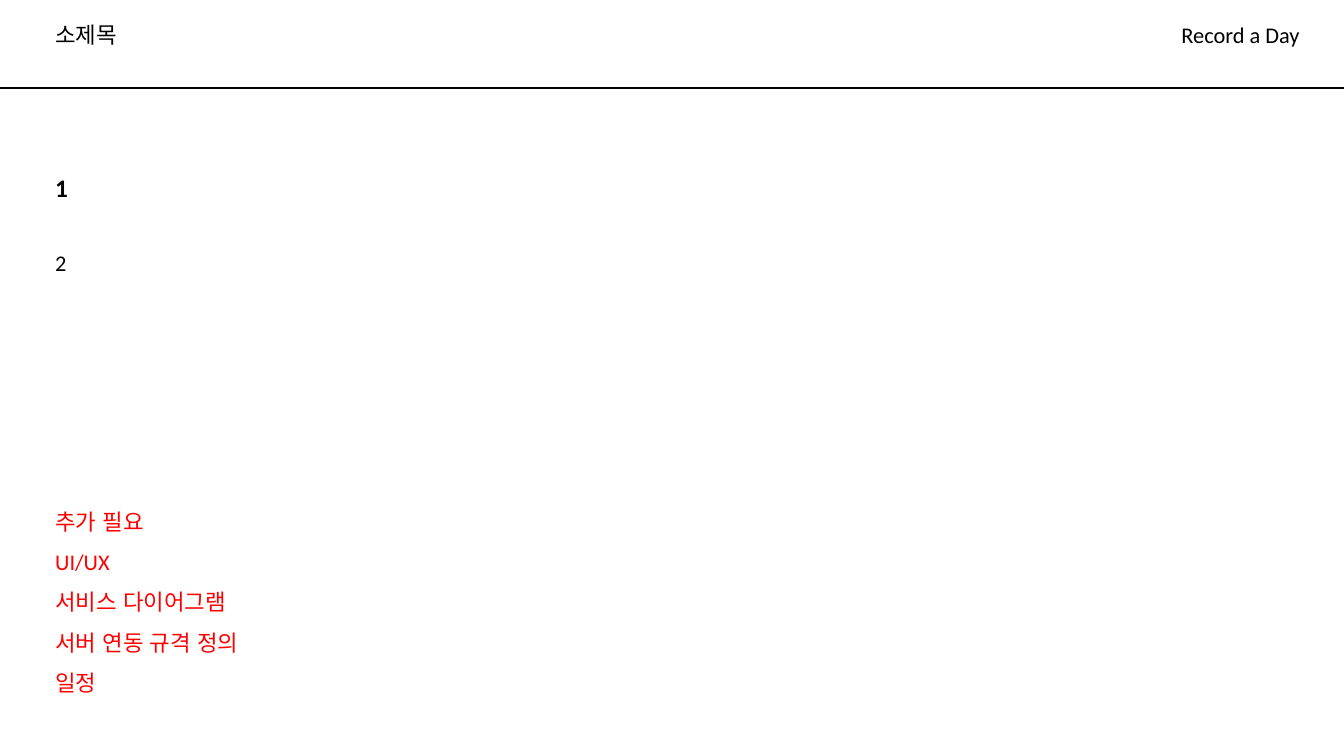
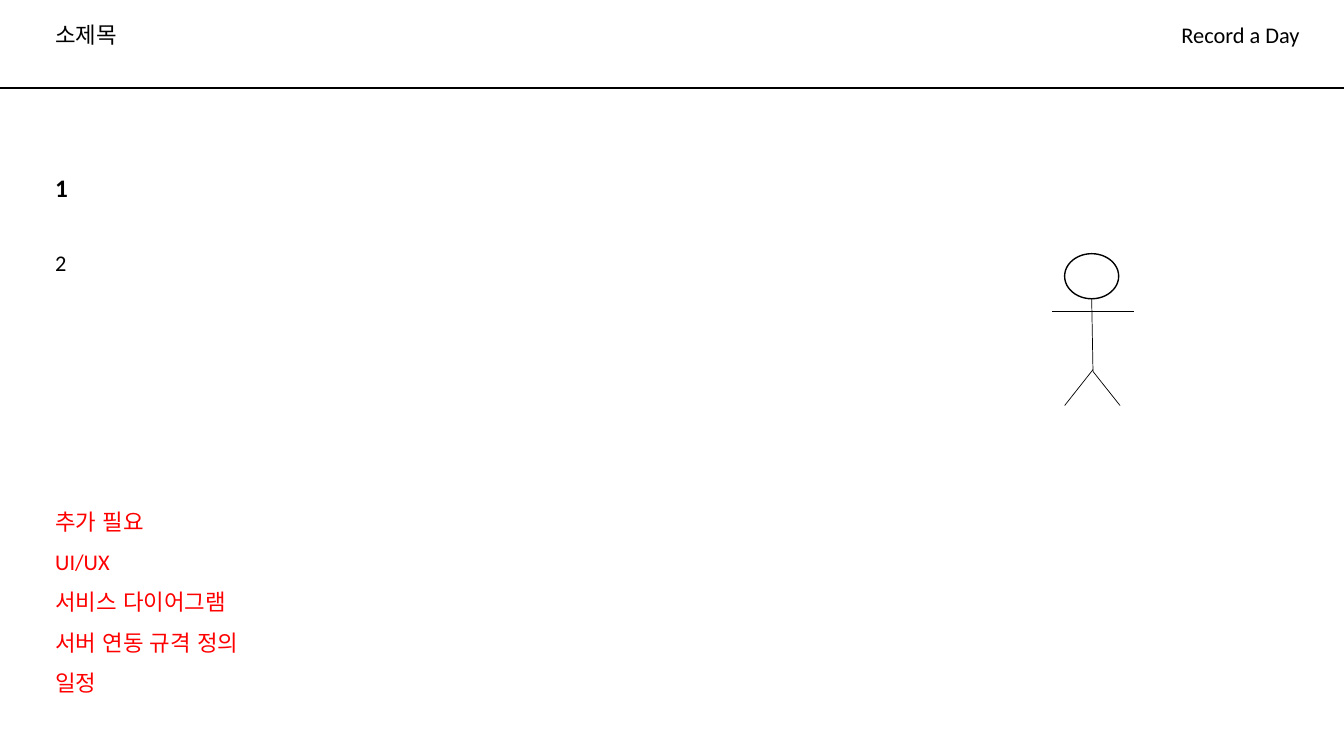
Before and after one commit to Hyeonseok0830/Record-a-day, a slide deck: slide 6 of doc/설계서.pptx (slide 4 before the commit). Drawn at 1344x756 pixels with LibreOffice and Linux fonts; fonts in the diff are those of the drawing. Boxes give left, top, right and bottom in pixels: in the first picture for what was removed or moved away, otherwise in the second. Text is boxed around its words. In the diff, an @@ line names an element or a change of style, - is before the commit and + after.

```diff
--- a/doc/설계서.pptx
+++ b/doc/설계서.pptx
@@ group added at [1053,254,1134,405]: 4 lines, 1 ellipse @@
```
Also in this commit, not shown: 2 slides added.
